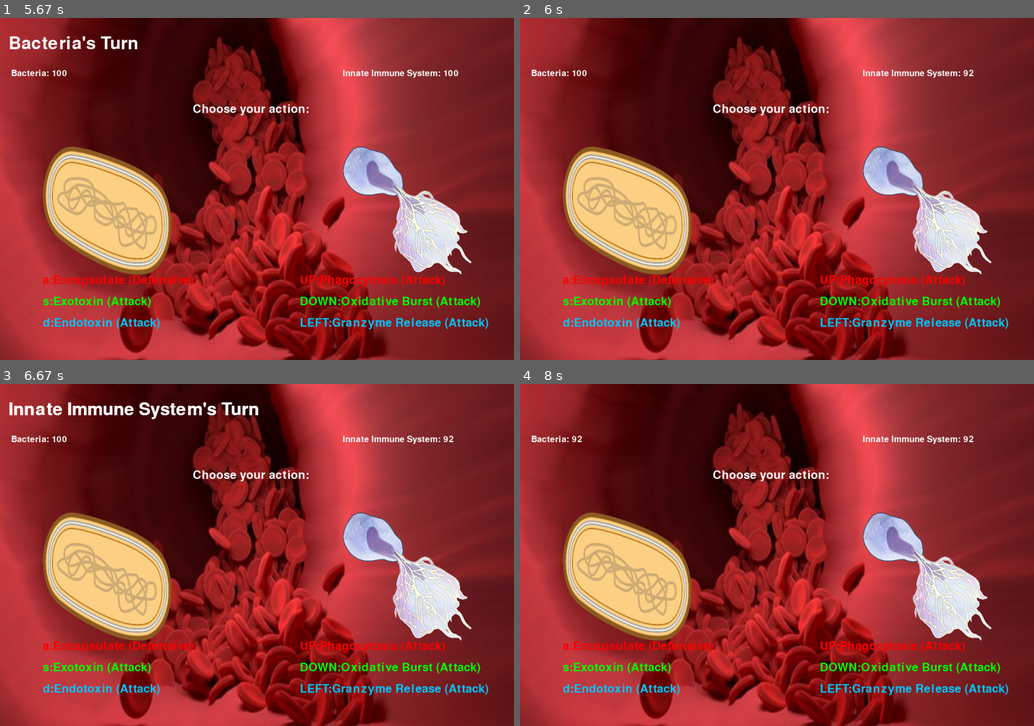
Above: before the commit, frames 1-4 (two rows, left to right).
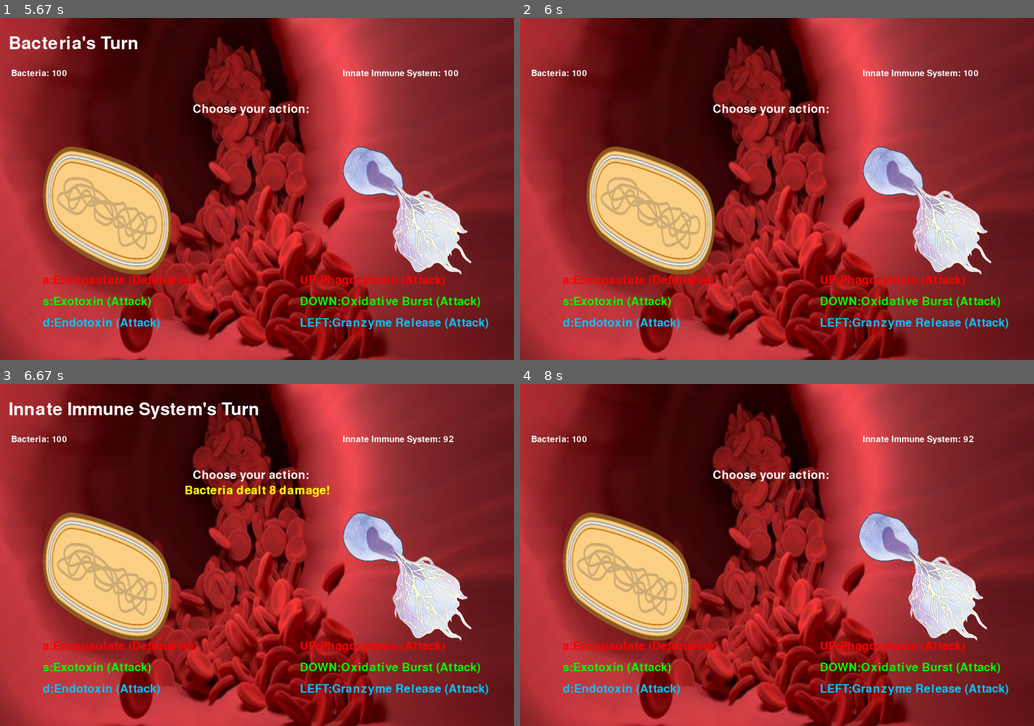
Above: after the commit, the same moments.

Repository: cmdcolin/ImmuneEscape
Game: pygame game, started from emma_test_game.py
Same seed, same stepped clock (60 frames per second), same inputs: the game is played once before the commit and once after it.
Inputs (mouse positions are in pixels of both pictures, inside the frame that each line leads up to):
- Up to frame 1 (5.67 s): click "Enter" at 0.38 s; click (149, 168) at 0.72 s; click (364, 168) at 1.05 s; click (133, 192) at 1.38 s; click (318, 219) at 2.22 s; click (133, 120) at 2.55 s; click (277, 175) at 5.22 s; click (107, 168) at 5.55 s
- Up to frame 2 (6 s): hold D from 5.83 s (still down)
- Up to frame 3 (6.67 s): release D at 6.3 s; hold A from 6.33 s (still down)
- Up to frame 4 (8 s): release A at 6.87 s; hold S 6.9-7.33 s; hold A 7.37-7.93 s; hold Up from 7.97 s (still down)

Frame 1 is identical in both runs. In frame 2, 6.3% of the frame differs, in the area x 8-90%, y 15-75%; in frame 3, 0.7%; in frame 4, 2.2%.

Commit message:
added movement

Diff:
--- a/emma_test_game.py
+++ b/emma_test_game.py
@@ -125,7 +125,8 @@
         self.image = pygame.transform.scale(self.image, (300,300))
         self.rect = self.image.get_rect(topleft=(x, y))
 
-
+#globally define overlay text so it can be used while drawing screens
+overlay_text = None
 #draw screen statuses
 def draw_start_screen():
     screen.fill((0, 0, 0))
@@ -147,7 +148,7 @@
     screen.blit(text_adaptive, textRect_adaptive)
 
 
-#add a label here
+#rendering text function
 def render_text_button(text, font, color, x, y):
     text_surface = font.render(text, True, color)
     text_rect = text_surface.get_rect()
@@ -157,14 +158,8 @@
         text_rect.topleft = (x, y)
     screen.blit(text_surface, text_rect)
 
-#function for handling player turns and drawing the fight screen (defines the fight screen)
-message = ''
-message_timer = 0
-MESSAGE_DURATION = 200
-clock = pygame.time.Clock()
-def handle_player_turn(player,opponent):
-    global player1_health, player2_health, total_turns, message_timer, message
-    #defining the appearance of the screen
+def draw_fight_screen(overlay_text=None,message_text=None):
+    global player1_health, player2_health, player_1_rect, player_2_rect, current_turn
     screen.blit(fight_background, (0,0))
     render_text_button(f" {player_1_assigned['Name']}: {player1_health}", font_small, (255, 255, 255), 20, 120)
     render_text_button(f"{player_2_assigned['Name']}: {player2_health}", font_small, (255, 255, 255), 800, 120)
@@ -177,8 +172,64 @@
     player2_thrid_rect = render_text_button(f"LEFT:{player_2_assigned['Action'][2]}", font_medium,(0,200,255), 700, 700)
     screen.blit(player_1_assigned['Loaded_Image'],player_1_rect)
     screen.blit(player_2_assigned['Loaded_Image'],player_2_rect)
-    pygame.display.flip()
-
+    if 'overlay_text' in globals() and overlay_text is not None:
+        render_text_button(overlay_text, font_large, (255,255,255), 20, 40)
+    if message_text is not None:
+        render_text_button(message_text, font_medium, (255,255,0), None, 250)
+
+
+#function for moving characters during fight
+def attack_mvmt(screen, atacker_image, attacker_rect, direction='right',distance=70,speed=5):
+    original_x = attacker_rect.x
+    #define direction for p1 vs p2
+    if direction == 'right':
+        target_x = original_x + distance
+    else:
+        target_x = original_x - distance
+    # Move forward
+    while attacker_rect.x != target_x:
+        if direction == 'right':
+            attacker_rect.x = min(attacker_rect.x + speed, target_x)
+        else:
+            attacker_rect.x = max(attacker_rect.x - speed, target_x)
+        draw_fight_screen()
+        pygame.display.update()
+        pygame.time.delay(10)
+    # Move back
+    while attacker_rect.x != original_x:
+        if direction == 'right':
+            attacker_rect.x = max(attacker_rect.x - speed, original_x)
+        else:
+            attacker_rect.x = min(attacker_rect.x + speed, original_x)
+        draw_fight_screen()
+        pygame.display.update()
+        pygame.time.delay(10)
+
+def heal_mvmt(screen, atacker_image, attacker_rect,distance=50,speed=5):
+    original_y = attacker_rect.y
+    target_y = original_y - distance
+    # Move up
+    while attacker_rect.y != target_y:
+        attacker_rect.y = max(attacker_rect.y - speed, target_y)
+        draw_fight_screen()
+        pygame.display.update()
+        pygame.time.delay(10)
+    # Move down
+    while attacker_rect.y != original_y:
+        attacker_rect.y = min(attacker_rect.y + speed, original_y)
+        draw_fight_screen()
+        pygame.display.update()
+        pygame.time.delay(10)
+
+
+
+#function for handling player turns
+message = ''
+message_timer = 0
+MESSAGE_DURATION = 200
+clock = pygame.time.Clock()
+def handle_player_turn(player,opponent):
+    global player1_health, player2_health, total_turns, message_timer, message
     #turn based loops
     isturnover = False
     while not isturnover:
@@ -191,6 +242,7 @@
                     if event.key == pygame.K_a:
                         damage = int(player_1_assigned['Damage'][0])
                         if damage >= 1:
+                            attack_mvmt(screen, player_1_assigned['Loaded_Image'], player_1_rect, direction='right')
                             if total_turns < 5:
                                 player2_health -= damage
                             if 5 <= total_turns < 11:
@@ -209,6 +261,7 @@
                                     player2_health -= damage
                             message = f"{player_1_assigned['Name']} dealt {damage} damage!"
                         else:
+                            heal_mvmt(screen,player_1_assigned['Loaded_Image'],player_1_rect)
                             player1_health -= damage
                             message = f"{player_1_assigned['Name']} healed {abs(damage)} HP!"
                         message_timer = pygame.time.get_ticks()
@@ -216,6 +269,7 @@
                     elif event.key == pygame.K_s:
                         damage = int(player_1_assigned['Damage'][1])
                         if damage >= 1:
+                            attack_mvmt(screen, player_1_assigned['Loaded_Image'], player_1_rect, direction='right')
                             if total_turns < 5:
                                 player2_health -= damage
                             if 5 <= total_turns < 11:
@@ -234,6 +288,7 @@
                                     player2_health -= damage
                             message = f"{player_1_assigned['Name']} dealt {damage} damage!"
                         else:
+                            heal_mvmt(screen,player_1_assigned['Loaded_Image'],player_1_rect)
                             player1_health -= damage
                             message = f"{player_1_assigned['Name']} healed {abs(damage)} HP!"
                         message_timer = pygame.time.get_ticks()
@@ -241,6 +296,7 @@
                     elif event.key == pygame.K_d:
                         damage = int(player_1_assigned['Damage'][2])
                         if damage >= 1:
+                            attack_mvmt(screen, player_1_assigned['Loaded_Image'], player_1_rect, direction='right')
                             if total_turns < 5:
                                 player2_health -= damage
                             if 5 <= total_turns < 11:
@@ -259,6 +315,7 @@
                                     player2_health -= damage
                             message = f"{player_1_assigned['Name']} dealt {damage} damage!"
                         else:
+                            heal_mvmt(screen,player_1_assigned['Loaded_Image'],player_1_rect)
                             player1_health -= damage
                             message = f"{player_1_assigned['Name']} healed {abs(damage)} HP!"
                         message_timer = pygame.time.get_ticks()
@@ -267,6 +324,7 @@
                     if event.key == pygame.K_UP:
                         damage = int(player_2_assigned['Damage'][0])
                         if damage >= 1:
+                            attack_mvmt(screen, player_2_assigned['Loaded_Image'], player_2_rect, direction='left')
                             if total_turns < 5:
                                 player1_health -= damage
                             if 5 <= total_turns < 11:
@@ -285,6 +343,7 @@
                                     player1_health -= damage
                             message = f"{player_2_assigned['Name']} dealt {damage} damage!"
                         else:
+                            heal_mvmt(screen,player_2_assigned['Loaded_Image'],player_2_rect)
                             player2_health -= damage
                             message = f"{player_2_assigned['Name']} healed {abs(damage)} HP!"
                         message_timer = pygame.time.get_ticks()
@@ -292,6 +351,7 @@
                     elif event.key == pygame.K_DOWN:
                         damage = int(player_2_assigned['Damage'][1])
                         if damage >= 1:
+                            attack_mvmt(screen, player_2_assigned['Loaded_Image'], player_2_rect, direction='left')
                             if total_turns < 5:
                                 player1_health -= damage
                             if 5 <= total_turns < 11:
@@ -310,6 +370,7 @@
                                     player1_health -= damage
                             message = f"{player_2_assigned['Name']} dealt {damage} damage!"
                         else:
+                            heal_mvmt(screen,player_2_assigned['Loaded_Image'],player_2_rect)
                             player2_health -= damage
                             message = f"{player_2_assigned['Name']} healed {abs(damage)} HP!"
                         message_timer = pygame.time.get_ticks()
@@ -317,6 +378,7 @@
                     elif event.key == pygame.K_LEFT:
                         damage = int(player_2_assigned['Damage'][2])
                         if damage >= 1:
+                            attack_mvmt(screen, player_2_assigned['Loaded_Image'], player_2_rect, direction='left')
                             if total_turns < 5:
                                 player1_health -= damage
                             if 5 <= total_turns < 11:
@@ -335,28 +397,26 @@
                                     player1_health -= damage
                             message = f"{player_2_assigned['Name']} dealt {damage} damage!"
                         else:
+                            heal_mvmt(screen,player_2_assigned['Loaded_Image'],player_2_rect)
                             player2_health -= damage
                             message = f"{player_2_assigned['Name']} healed {abs(damage)} HP!"
                         message_timer = pygame.time.get_ticks()
                         isturnover = True
-            if current_turn == 1:
-                render_text_button(f"{player_1_assigned['Name']}'s Turn", font_large, (255, 255, 255), 20, 40)
-            else:
-                render_text_button(f"{player_2_assigned['Name']}'s Turn", font_large, (255, 255, 255), 20, 40)
-
             if pygame.time.get_ticks() - message_timer < MESSAGE_DURATION:
                 render_text_button(message, font_medium, (255,255,0), None ,250)
+            draw_fight_screen(overlay_text=overlay_text, message_text=message)
+            if message != '':
+                render_text_button(message, font_medium, (255,255,0), None, 250)
             pygame.display.update()
             clock.tick(30)
 
 
 def player_fight():
-    global current_turn , player1_health, player2_health, total_turns, current_state
-
+    global current_turn , player1_health, player2_health, total_turns, current_state, overlay_text
     while True:
         if current_turn == 1:
             total_turns += 1
-            render_text_button(f"{player_1_assigned['Name']}'s Turn", font_large, (255, 255, 255), 20 , 50)
+            overlay_text = f"{player_1_assigned['Name']}'s Turn"
             handle_player_turn(1,2)
             if player2_health <= 0:
                 if player_1_assigned['Name'] in ('Virus', 'Bacteria', 'Parasite'):
@@ -367,7 +427,7 @@
             current_turn = 2
         if current_turn == 2:
             total_turns += 1
-            render_text_button(f"{player_2_assigned['Name']}'s Turn", font_large, (255, 255, 255), 20 , 50)
+            overlay_text = f"{player_2_assigned['Name']}'s Turn"
             handle_player_turn(2,1)
             if player1_health <= 0:
                 if player_2_assigned['Name'] in ('Virus', 'Bacteria', 'Parasite'):
@@ -611,10 +671,11 @@
                                 player_2_assigned = immune_dict['Adaptive']
                             current_state = fight_screen
     if current_state == fight_screen:
-        player_1_rect = (100,300)
-        player_2_rect = (800,300)
+        player_1_rect = player_1_assigned['Loaded_Image'].get_rect(topleft=(100, 300))
+        player_2_rect = player_2_assigned['Loaded_Image'].get_rect(topleft=(800,300))
         player1_health = int(player_1_assigned['Health'])
         player2_health = int(player_2_assigned['Health'])
+        draw_fight_screen()
         player_fight()
     if current_state == immune_sys_win:
         #play sound
